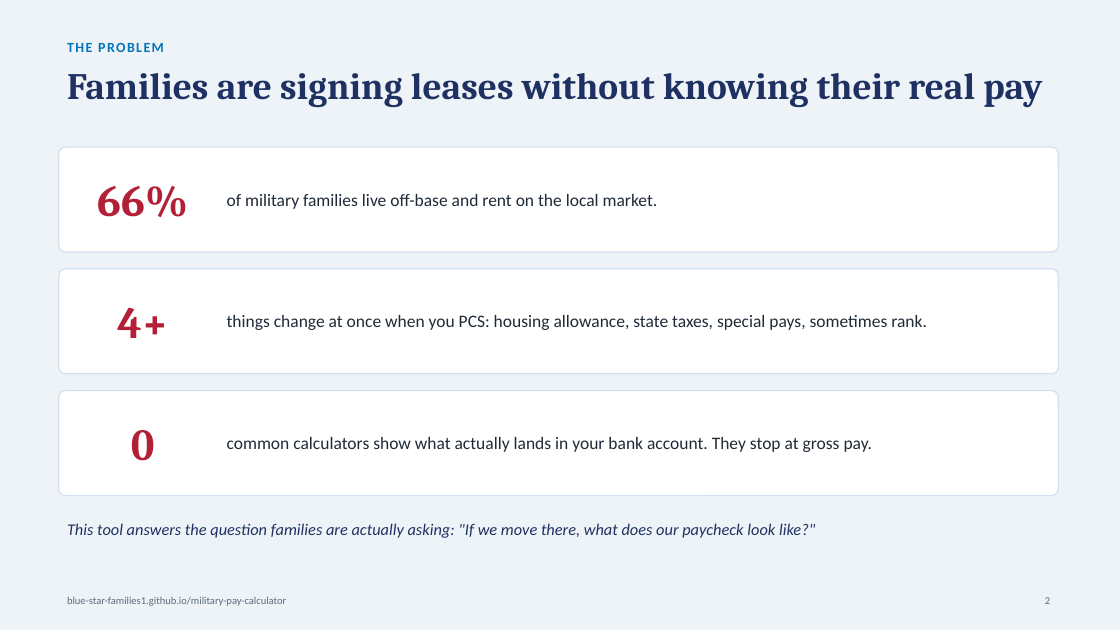
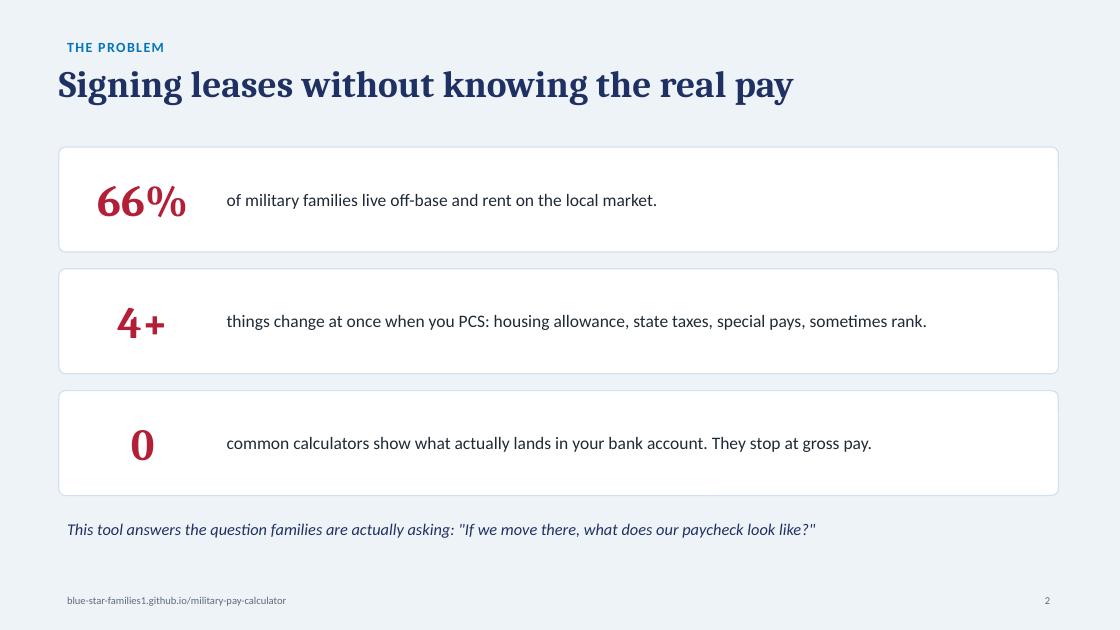
Before and after one commit to Blue-Star-Families1/military-pay-calculator, a slide deck: slide 2 of Military-Pay-Estimator-Guide.pptx. Drawn at 1120x630 pixels with LibreOffice and Linux fonts; fonts in the diff are those of the drawing. Boxes give left, top, right and bottom in pixels: in the first picture for what was removed or moved away, otherwise in the second. Text is boxed around its words. In the diff, an @@ line names an element or a change of style, - is before the commit and + after.

```diff
--- a/Military-Pay-Estimator-Guide.pptx
+++ b/Military-Pay-Estimator-Guide.pptx
@@ text at (59, 71, 794, 105): text changed @@
-Families are signing leases without knowing their real pay
+Signing leases without knowing the real pay
@@ text "Signing leases without knowing the ..." at (59, 71, 794, 105): vertical alignment middle to top @@
```
Also in this commit, not shown: 11 other slides changed.
